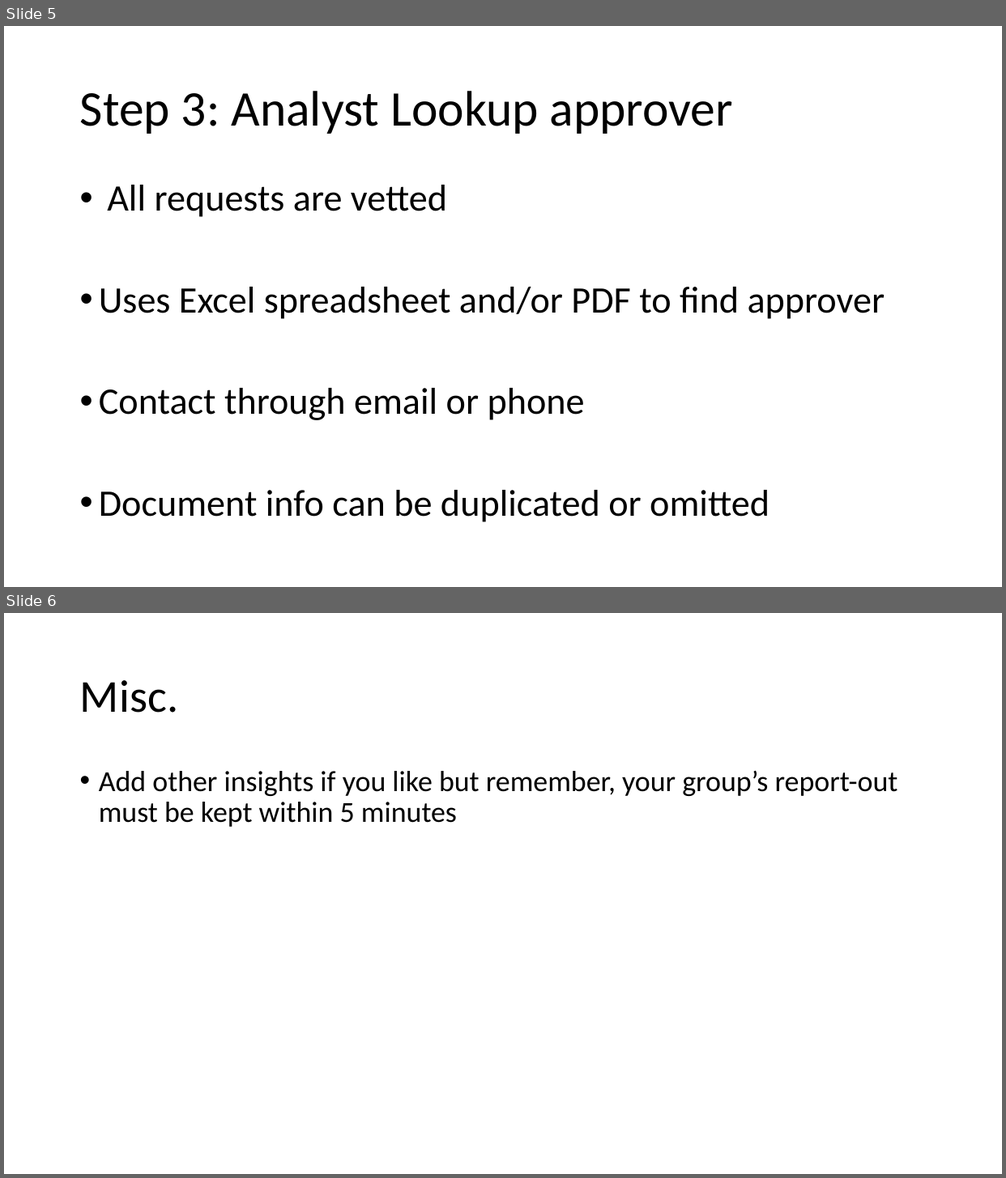
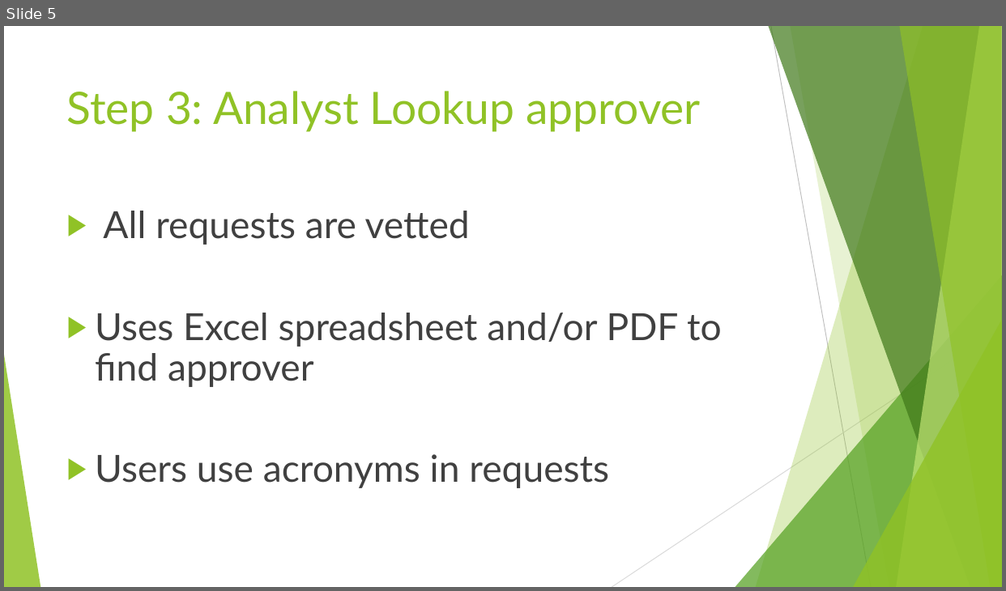
Before and after one commit to Konnie789/ENSE-470, a slide deck: Milestone 1/Milestone-1.ppt. Shown one above the other, each under a label of ours: slides 5 and 6 before the commit, slide 5 after it. The pictures are 1006x1178 and 1006x591 pixels, drawn with LibreOffice and Linux fonts; fonts in the diff are those of the drawing. Boxes give left, top, right and bottom in pixels: in the first picture for what was removed or moved away, otherwise in the second. Text is boxed around its words. In the diff, an @@ line names an element or a change of style, - is before the commit and + after.

```diff
--- a/Milestone 1/Milestone-1.ppt
+++ b/Milestone 1/Milestone-1.ppt
@@ slide 6 removed at [4,613,1002,1174], background #FFFFFF @@
@@ title removed at [80,680,178,713] @@
-Misc.
@@ text removed at [99,770,898,827] @@
-• Add other insights if you like but remember, your group’s report-out must be kept within 5 minutes
@@ slide 5 changed as well @@
@@ title "Step 3: Analyst Lookup approver": place and size @@
-title "Step 3: Analyst Lookup approver" at [80,91,733,134]
+title "Step 3: Analyst Lookup approver" at [67,91,701,132]
@@ title "Step 3: Analyst Lookup approver" at [67,91,701,132]: size 48 to 43 pt, font Calibri to Lato, text colour #000000 to #90C226; line spacing 0.9 to 1; vertical alignment middle to top @@
@@ text "All requests are vetted": place and size @@
-text "All requests are vetted" at [99,185,885,523]
+text "All requests are vetted" at [95,211,722,489]
@@ text at [95,211,722,387]: font Calibri to Lato, text colour #000000 to #404040 in "All requests are vetted", "Uses Excel spreadsheet and/or PDF to find ..."; bullet • to ▶; bullet colour #000000 to #90C226 @@
@@ group added at [4,26,1001,587]: 5 freeform shapes, 3 triangles, 2 lines @@
@@ text at [95,454,609,489]: text changed; font Calibri to Lato; text colour #000000 to #404040 @@
-• Contact through email or phone
-• Document info can be duplicated or omitted
+▶ Users use acronyms in requests
```
Also in this commit, not shown: 5 other slides changed, 2 slides added.
